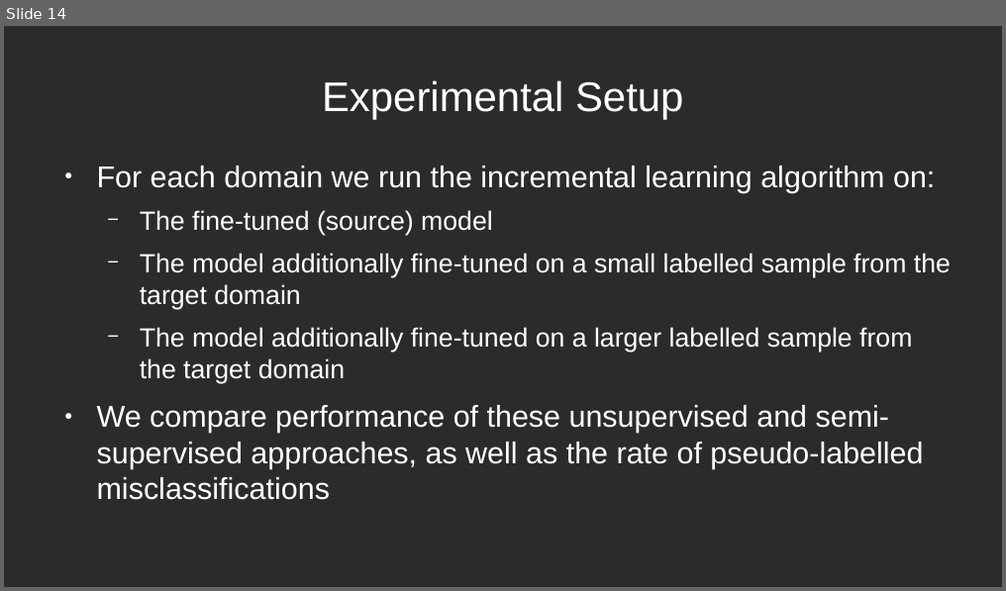
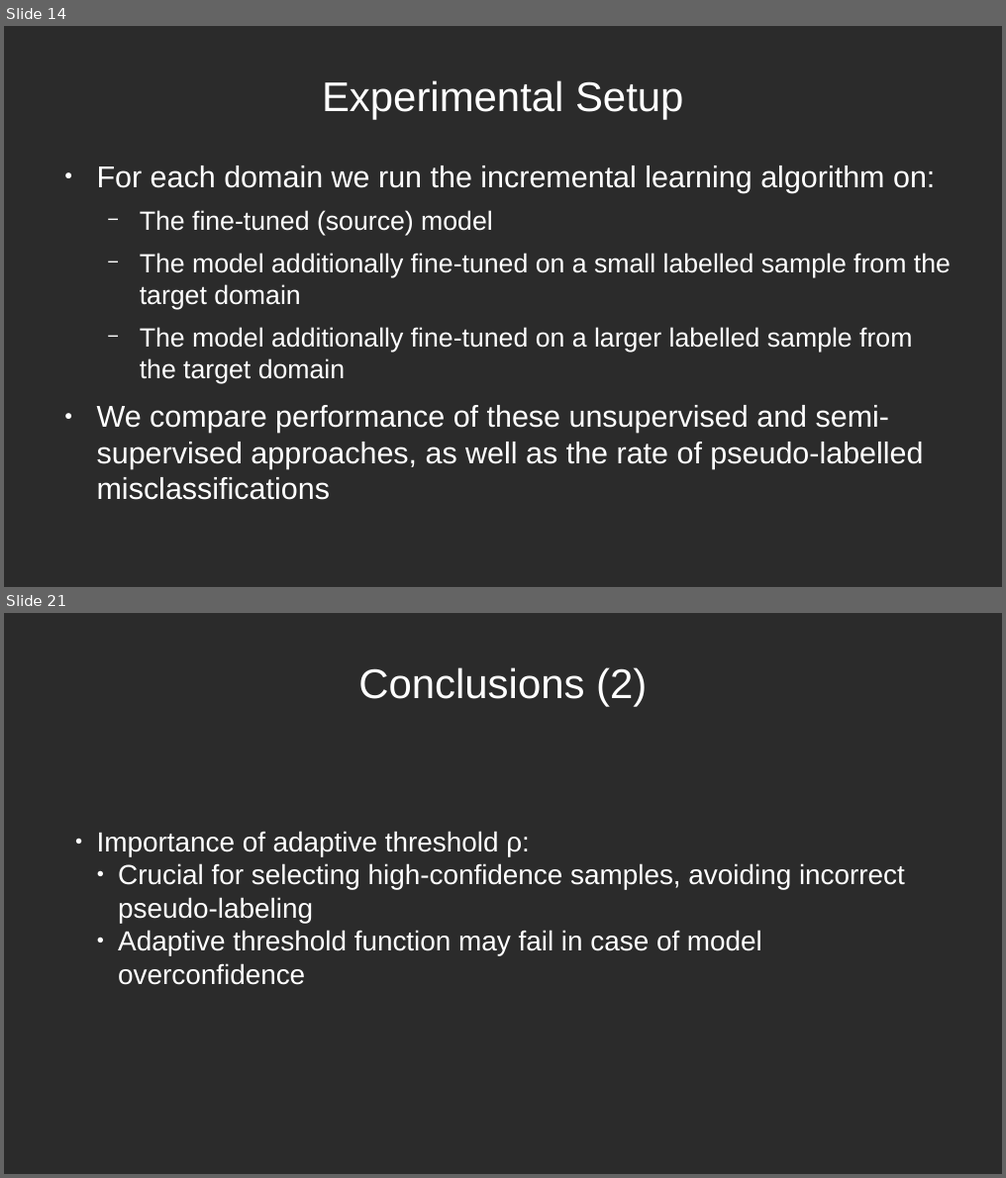
Before and after one commit to dimits-ts/deep_vision_domain_adaptation, a slide deck: presentation/presentation.odp. Shown one above the other, each under a label of ours: slide 14 before the commit, slides 14 and 21 after it; the slides between them are not shown. The pictures are 1006x591 and 1006x1178 pixels, drawn with LibreOffice and Linux fonts; fonts in the diff are those of the drawing; background and template pictures are left out; a plain dark background stands for a picture behind light text. Boxes give left, top, right and bottom in pixels: in the first picture for what was removed or moved away, otherwise in the second. Text is boxed around its words. In the diff, an @@ line names an element or a change of style, - is before the commit and + after.

```diff
--- a/presentation/presentation.odp
+++ b/presentation/presentation.odp
@@ slide 21 added at (4,613,1002,1174), background picture (left out) @@
@@ title added at (358,667,647,707), 33 pt, text #FFFFFF @@
+Conclusions (2)
@@ subtitle added at (97,831,905,985), 22 pt, text #FFFFFF @@
+  ● Importance of adaptive threshold ρ:
+    ● Crucial for selecting high-confidence samples, avoiding incorrect pseudo-labeling
+    ● Adaptive threshold function may fail in case of model overconfidence
```
Also in this commit, not shown: 3 slides changed, 7 other slides added, 1 slide removed.
